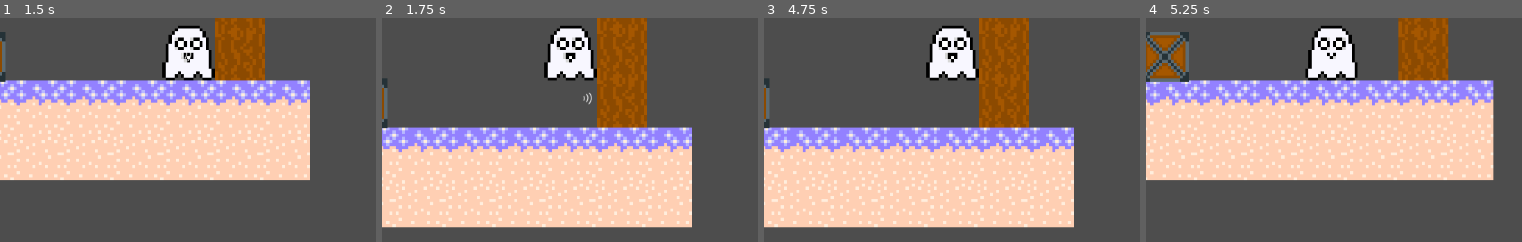
Above: before the commit, frames 1-4 (left to right).
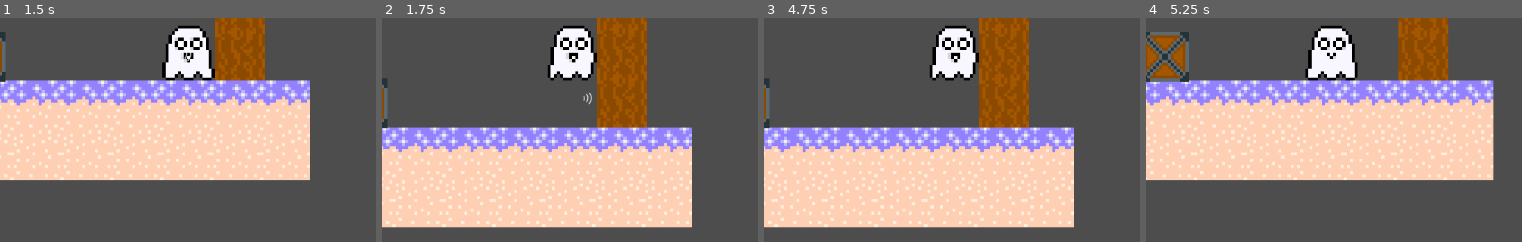
Above: after the commit, the same moments.

Repository: IonelPopJara/Game
Game: Godot game, scene res://Scenes/menu.tscn
Two runs of this game, one before a commit and one after it. Both use one fixed random seed, a clock stepped at 60 frames per second and the inputs below.
Inputs (mouse positions are % of the whole screen's width and height, from its top left):
- Up to frame 1 (1.5 s): click "Start" at 0.5 s; tap Enter at 1.25 s; move the mouse to (76, 45) at 1.27 s; press the mouse at (76, 45) at 1.28 s; hold D (move_right) from 1.28 s (still down)
- Up to frame 2 (1.75 s): keep holding D (move_right); tap Space (jump) at 1.52 s
- Up to frame 3 (4.75 s): move the mouse to (32, 55) at 2.02 s; release the mouse at (32, 55) at 2.03 s; tap 1 (whisper_1) at 2.1 s; tap Space (jump) at 2.27, 3.77, 4.52 s; move the mouse to (64, 28) at 2.77 s; release D (move_right) at 2.78 s; hold A (move_left) 2.78-3.53 s; tap 2 (whisper_2) at 2.85 s; move the mouse to (48, 70) at 3.52 s; hold D (move_right) from 3.53 s (still down); tap 3 (whisper_3) at 3.6 s; move the mouse to (85, 65) at 4.27 s; press the mouse at (85, 65) at 4.28 s
- Up to frame 4 (5.25 s): move the mouse to (21, 35) at 5.02 s; release D (move_right) at 5.03 s; release the mouse at (21, 35) at 5.03 s; hold A (move_left) from 5.03 s (still down); tap 1 (whisper_1) at 5.1 s
The pictures show only the part of the screen within x 28-78%, y 42-92%; the shares and areas given below are measured in that part.

Frame 1 is identical in both runs. In frame 2, 1.5% of the frame differs, in the area x 43-58%, y 3-29%; in frame 3, 1.5%; in frame 4, nothing differs.

Commit message:
Fix warnings and errors

Diff:
--- a/Scenes/Camera2D.gd
+++ b/Scenes/Camera2D.gd
@@ -8,7 +8,7 @@
 
 
 # Called every frame. 'delta' is the elapsed time since the previous frame.
-func _process(delta):
+func _process(_delta):
 	if Input.is_action_just_pressed("whisper_1"):
 		$Skill1.scale.y = 1
 		$Skill2.scale.y = 0
--- a/Scenes/CharacterBody2D.gd
+++ b/Scenes/CharacterBody2D.gd
@@ -16,7 +16,7 @@
 func _init():
 	elapsedTimeSinceJump = MAX_JUMP_DELAY
 
-func _process(delta):
+func _process(_delta):
 	if Input.is_action_pressed("fire"):
 		$AnimationPlayer.play("whisper")
 	else:
@@ -80,5 +80,6 @@
 	hit.emit()
 	get_tree().reload_current_scene()
 
-func _on_kill_area_2d_body_entered(body):
-	die() # Replace with function body.
+func _on_kill_area_2d_body_entered(_body):
+	call_deferred("die")
+	#die() # Replace with function body.
--- a/Scenes/Player.tscn
+++ b/Scenes/Player.tscn
@@ -21,7 +21,7 @@
 tracks/0/keys = {
 "times": PackedFloat32Array(0),
 "transitions": PackedFloat32Array(1),
-"update": 1,
+"update": 0,
 "values": [0]
 }
 
@@ -51,7 +51,7 @@
 tracks/0/keys = {
 "times": PackedFloat32Array(0, 0.5, 1),
 "transitions": PackedFloat32Array(1, 1, 1),
-"update": 1,
+"update": 0,
 "values": [2, 3, 2]
 }
 
@@ -79,7 +79,6 @@
 
 [node name="Camera2D" type="Camera2D" parent="."]
 position = Vector2(-2, 3)
-
 zoom = Vector2(0.45, 0.45)
 script = ExtResource("3_js3no")
 
--- a/Scenes/bullet.gd
+++ b/Scenes/bullet.gd
@@ -18,7 +18,7 @@
 	if timeSinceFired >= maxTime:
 		queue_free()
 
-func _physics_process(delta):
+func _physics_process(_delta):
 	await get_tree().create_timer(0.01).timeout
 	set_physics_process(false)
 
--- a/Scenes/menu.gd
+++ b/Scenes/menu.gd
@@ -4,10 +4,6 @@
 # Called when the node enters the scene tree for the first time.
 func _ready():
 	$"VBoxContainer/Start Button".grab_focus()
-
-# Called every frame. 'delta' is the elapsed time since the previous frame.
-func _process(delta):
-	pass
 
 func _on_start_button_pressed():
 	get_tree().change_scene_to_file("res://Scenes/Level1.tscn")
--- a/Scenes/movable_block.gd
+++ b/Scenes/movable_block.gd
@@ -11,7 +11,7 @@
 	pass
 
 # Called every frame. 'delta' is the elapsed time since the previous frame.
-func _process(delta):
+func _process(_delta):
 	if Input.is_action_just_pressed("whisper_1"):
 		selected_whisper = 1
 	if Input.is_action_just_pressed("whisper_2"):
